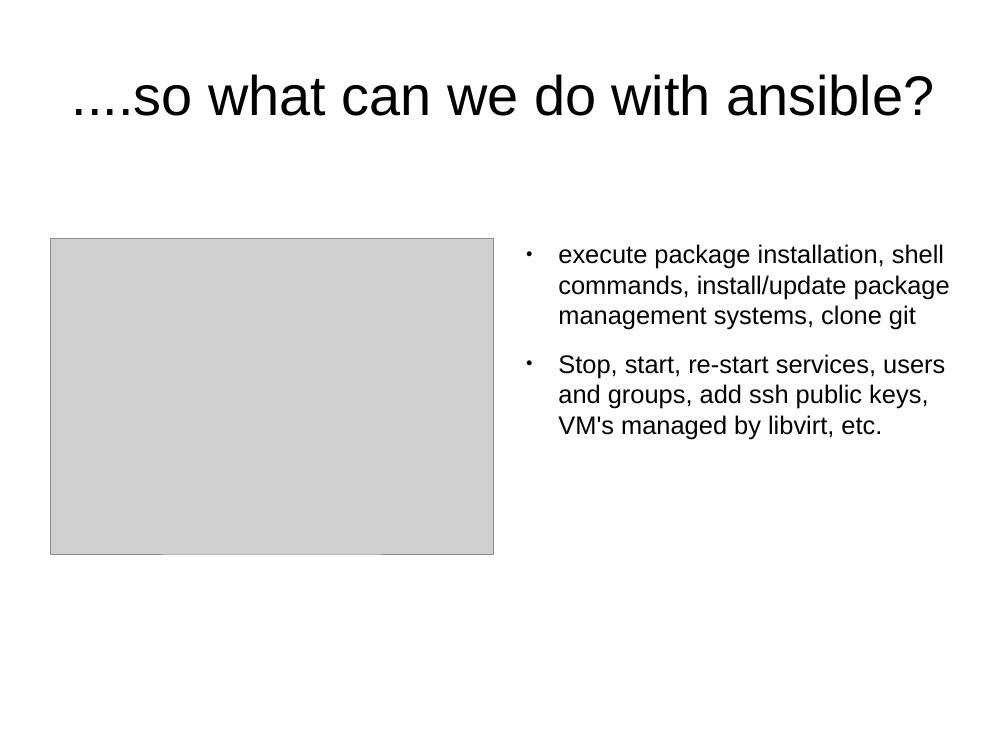
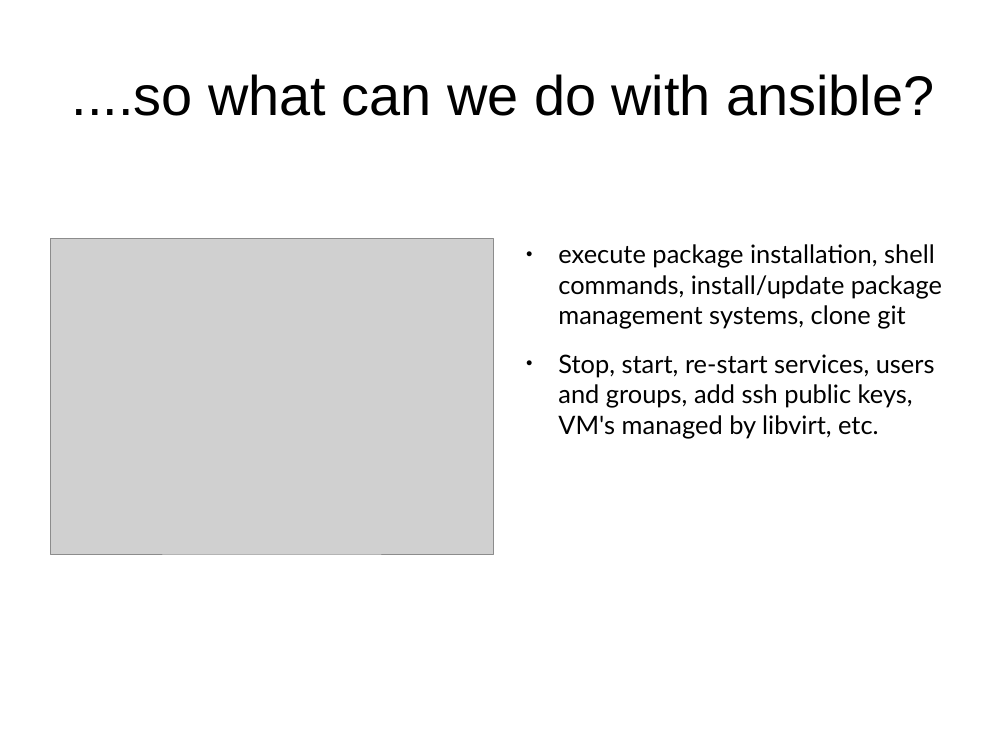
Before and after one commit to hellodk/ansible-meetup-bangalore, a slide deck: slide 4 of Contributing _to_Ansible.odp. Drawn at 1008x756 pixels with LibreOffice and Linux fonts; fonts in the diff are those of the drawing; grey boxes stand for pictures. Boxes give left, top, right and bottom in pixels: in the first picture for what was removed or moved away, otherwise in the second. Text is boxed around its words. In the diff, an @@ line names an element or a change of style, - is before the commit and + after.

Commit message:
modified the ppt

```diff
--- a/Contributing _to_Ansible.odp
+++ b/Contributing _to_Ansible.odp
@@ text "execute package installation, shell commands, ..." at (558, 244, 942, 439): font Arial to Lato @@
```
Also in this commit, not shown: 1 other slide changed, 4 slides added, 4 slides removed, 1 other file.
